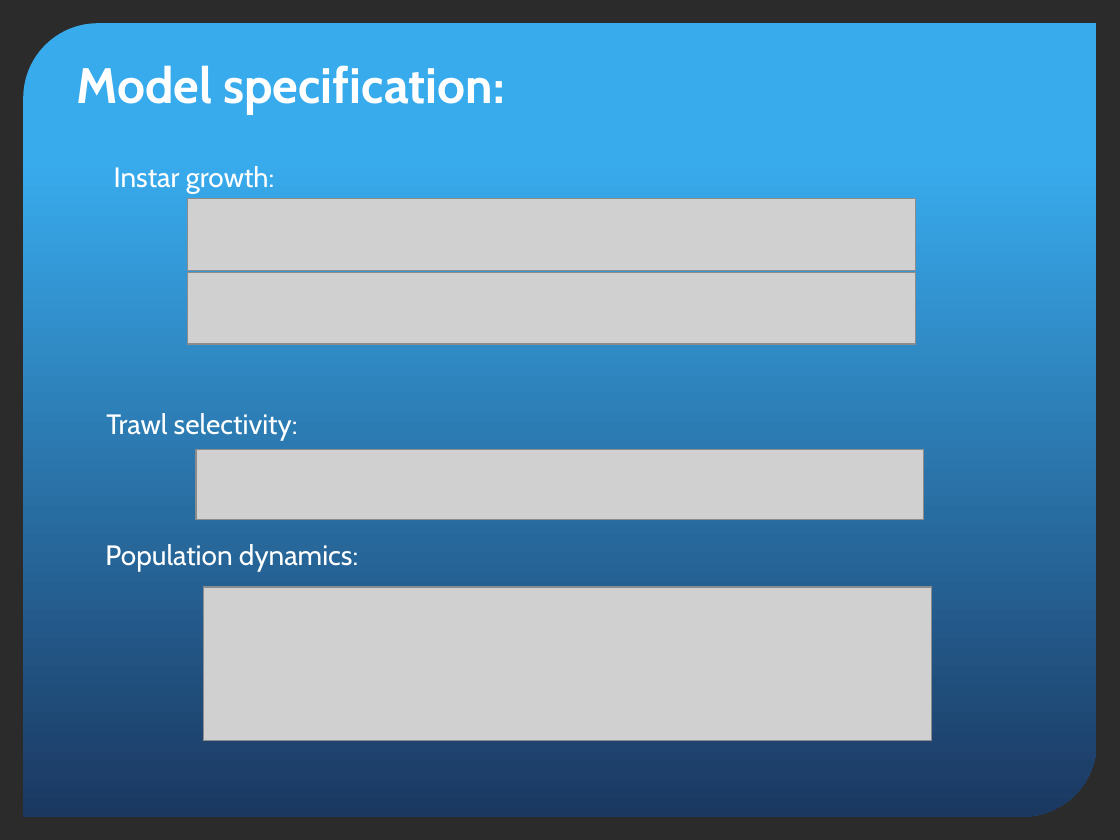
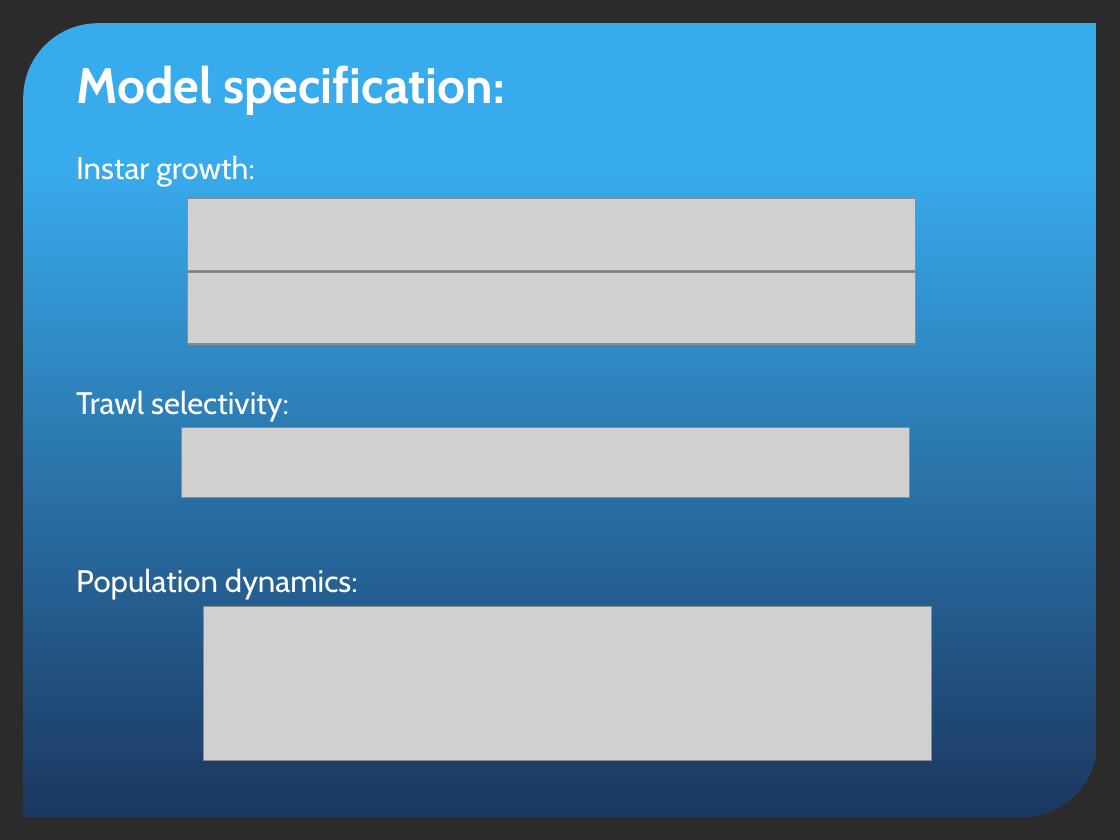
Before and after one commit to TobieSurette/snow-crab-population-dynamics, a slide deck: slide 8 of snow crab/Population Model.pptx. Drawn at 1120x840 pixels with LibreOffice and Linux fonts; fonts in the diff are those of the drawing; grey boxes stand for pictures; background and template pictures are left out; a plain dark background stands for a picture behind light text. Boxes give left, top, right and bottom in pixels: in the first picture for what was removed or moved away, otherwise in the second. Text is boxed around its words. In the diff, an @@ line names an element or a change of style, - is before the commit and + after.

Commit message:
Developping male model

```diff
--- a/snow crab/Population Model.pptx
+++ b/snow crab/Population Model.pptx
@@ text "Instar growth:" moved from (x1=114, y1=166, x2=274, y2=193) to (x1=76, y1=155, x2=254, y2=186) @@
@@ text "Trawl selectivity:" moved from (x1=106, y1=413, x2=298, y2=440) to (x1=76, y1=390, x2=289, y2=422) @@
@@ picture moved from (x1=196, y1=450, x2=924, y2=520) to (x1=181, y1=427, x2=909, y2=496) @@
@@ size 18 to 20 pt in 3 elements at (x1=76, y1=155, x2=254, y2=186), (x1=76, y1=390, x2=289, y2=422), (x1=76, y1=568, x2=358, y2=599) @@
@@ text "Population dynamics:" moved from (x1=105, y1=544, x2=358, y2=572) to (x1=76, y1=568, x2=358, y2=599) @@
@@ picture moved from (x1=204, y1=587, x2=932, y2=741) to (x1=204, y1=607, x2=932, y2=762) @@
```
Also in this commit, not shown: 7 other slides changed, 6 slides added, 5 slides removed, 15 other files.
